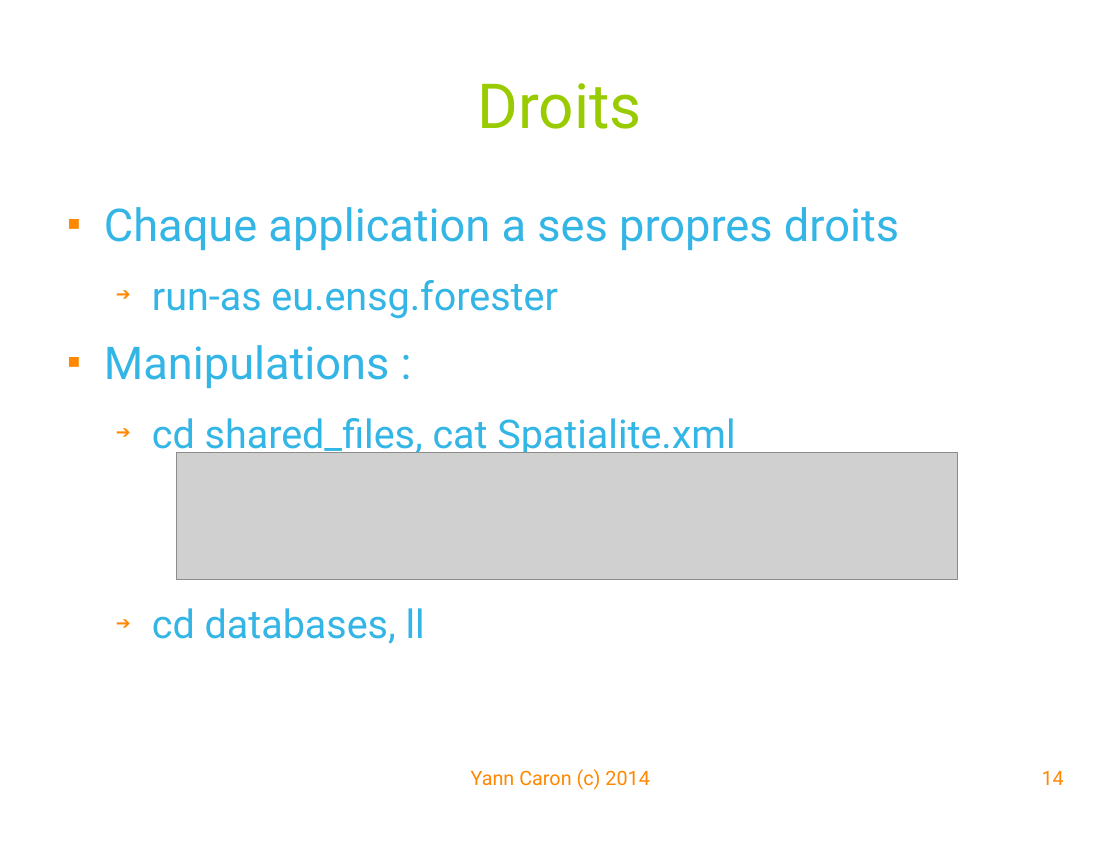
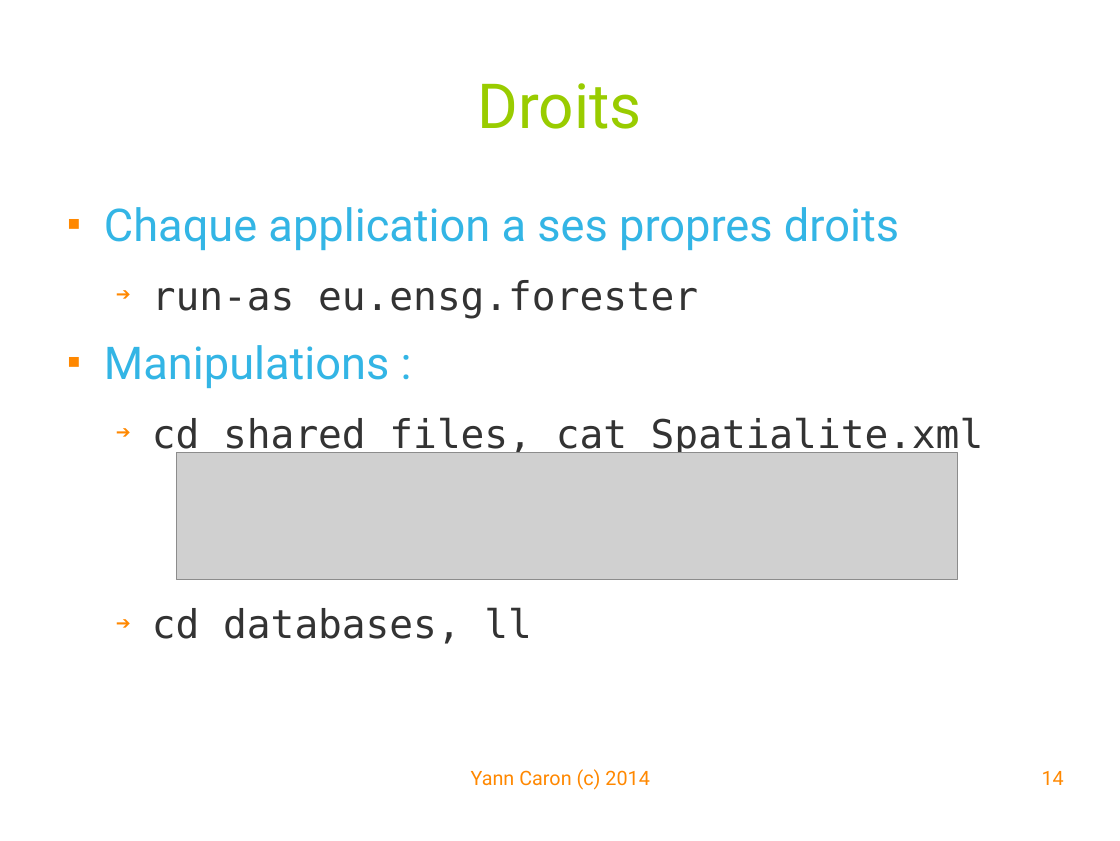
Before and after one commit to YannCaron/Android-ENSG, a slide deck: slide 14 of 07 - Techniques avancées - ADB.odp. Drawn at 1120x841 pixels with LibreOffice and Linux fonts; fonts in the diff are those of the drawing; grey boxes stand for pictures; background and template pictures are left out. Boxes give left, top, right and bottom in pixels: in the first picture for what was removed or moved away, otherwise in the second. Text is boxed around its words. In the diff, an @@ line names an element or a change of style, - is before the commit and + after.

```diff
--- a/07 - Techniques avancées - ADB.odp
+++ b/07 - Techniques avancées - ADB.odp
@@ text at (152, 280, 984, 644): font Roboto to DejaVu Sans Mono, text colour #33B5E5 to #333333 in "run-as eu.ensg.forester", "cd shared_files, cat Spatialite.xml", "cd databases, ll" @@
```
Also in this commit, not shown: 6 other slides changed, 1 slide added.
